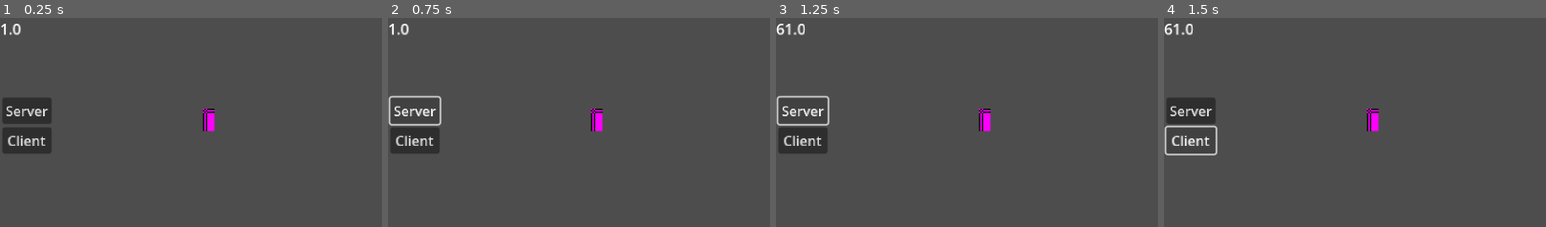
Above: before the commit, frames 1-4 (left to right).
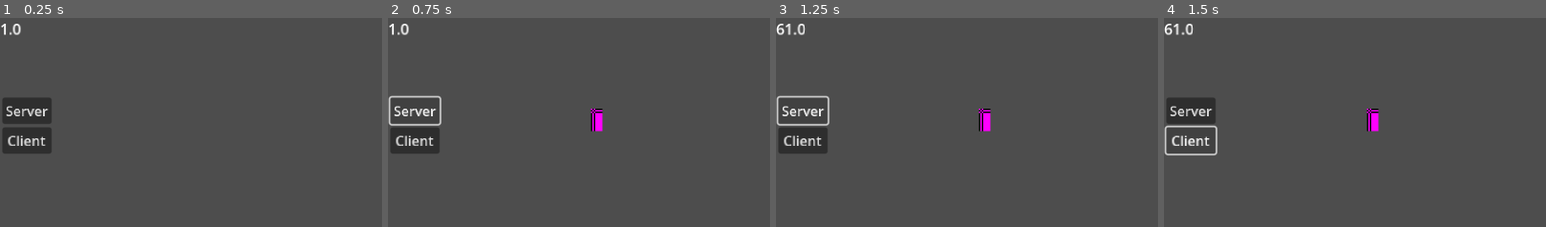
Above: after the commit, the same moments.

Repository: lennertJ9/new_project
Game: Godot game, scene res://world/world.tscn
The game is run twice, just before and just after one commit, with the same random seed, the same clock (stepped at 60 frames per second) and the same inputs.
Inputs:
- Up to frame 1 (0.25 s): no input
- Up to frame 2 (0.75 s): click "Server" at 0.5 s
- Up to frame 3 (1.25 s): no input
- Up to frame 4 (1.5 s): click "Client" at 1.25 s
The pictures show only the part of the screen within x 0-50%, y 0-50%; the shares and areas given below are measured in that part.

The runs differ from the first frame. In frame 1, 0.4% of the frame differs, in the area x 53-57%, y 43-55%; in frame 2, nothing differs; in frame 3, nothing differs; in frame 4, nothing differs.

Commit message:
multiplayer voor spelers, very basic

Diff:
--- a/game/multiplayer/spawn_manager.gd
+++ /dev/null
@@ -1,29 +0,0 @@
-class_name SpawnManager
-extends Node
-
-
-@onready var spawn_path: Node2D = get_tree().current_scene.get_node("%PlayerManager")
-@export var player_scene: PackedScene
-
-
-
-func _ready() -> void:
-	get_tree().get_multiplayer().peer_connected.connect(on_peer_connected)
-	get_tree().get_multiplayer().peer_disconnected.connect(on_peer_disconnected)
-	add_player_to_game(1)
-
-
-func on_peer_connected(network_id):
-	print("peer connected: %s" % network_id)
-	add_player_to_game(network_id)
-
-
-func on_peer_disconnected(network_id):
-	print("peer disconnected: %s" % network_id)
-
-
-func add_player_to_game(network_id: int):
-	var player_to_add = player_scene.instantiate()
-	player_to_add.name = str(network_id)
-	player_to_add.set_multiplayer_authority(1)
-	spawn_path.add_child(player_to_add)
--- a/game/multiplayer/spawn_manager.tscn
+++ /dev/null
@@ -1,6 +0,0 @@
-[gd_scene load_steps=2 format=3 uid="uid://cy3pmieur18xg"]
-
-[ext_resource type="Script" uid="uid://dxjg64f7lk7mo" path="res://multiplayer/spawn_manager.gd" id="1_0lsgl"]
-
-[node name="SpawnManager" type="Node2D"]
-script = ExtResource("1_0lsgl")
--- a/game/network/network_manager.gd
+++ b/game/network/network_manager.gd
@@ -1,4 +1,7 @@
 extends Node
+
+signal server_started
+
 
 const IP_ADDRESS: String = "localhost"
 const PORT: int = 25001
@@ -6,10 +9,14 @@
 var peer: ENetMultiplayerPeer
 
 
+
+
+
 func start_server():
 	peer = ENetMultiplayerPeer.new()
 	peer.create_server(PORT)
 	multiplayer.multiplayer_peer = peer
+	server_started.emit(get_multiplayer_authority())
 
 
 
--- a/game/project.godot
+++ b/game/project.godot
@@ -35,9 +35,8 @@
 
 folder_colors={
 "res://manager/chunk_manager/test_bitmask_system/": "pink",
-"res://multiplayer/": "orange",
 "res://network/": "orange",
-"res://test_player/": "gray",
+"res://test_player/": "red",
 "res://user_interface/": "green"
 }
 
--- a/game/test_player/testplayer.tscn
+++ b/game/test_player/testplayer.tscn
@@ -14,6 +14,7 @@
 properties/0/replication_mode = 1
 
 [node name="Testplayer" type="CharacterBody2D" groups=["player"]]
+motion_mode = 1
 script = ExtResource("1_hhr0h")
 
 [node name="Sprite2D" type="Sprite2D" parent="."]
--- a/game/world/multiplayer_spawner.gd
+++ b/game/world/multiplayer_spawner.gd
@@ -1,19 +1,27 @@
 extends MultiplayerSpawner
 
-@export var player: PackedScene
+@export var player_scene: PackedScene
 
 
 
 func _ready() -> void:
 	multiplayer.peer_connected.connect(_on_peer_connected)
+	NetworkManager.server_started.connect(_on_server_started)
 
 
 
-func _on_peer_connected(id: int):
+func _on_peer_connected(id: int): # alleen voor de clients
 	if not multiplayer.is_server():
 		return
 
-	var player: Node = player.instantiate()
+	var player: Node = player_scene.instantiate()
 	player.name = str(id)
 
 	get_node(spawn_path).call_deferred("add_child", player)
+
+
+func _on_server_started(peer_id):
+	var player = player_scene.instantiate()
+	player.name = str(peer_id)
+
+	get_node(spawn_path).call_deferred("add_child", player)
--- /dev/null
+++ b/game/world/player_manager.gd
@@ -0,0 +1,4 @@
+extends Node2D
+
+
+const TESTPLAYER = preload("uid://c6nnj1f78ujk2")
--- a/game/world/world.gd
+++ b/game/world/world.gd
@@ -7,8 +7,8 @@
 @onready var label: Label = $CanvasLayer/Label # fps lable
 
 # -------------- networking -------------------- #
-@export var player_scene: PackedScene
-@onready var player_manager = $PlayerManager
+
+
 # ---------------------------------------------- #
 
 
--- a/game/world/world.tscn
+++ b/game/world/world.tscn
@@ -1,10 +1,11 @@
-[gd_scene load_steps=8 format=3 uid="uid://bt2absuqhkyvq"]
+[gd_scene load_steps=9 format=3 uid="uid://bt2absuqhkyvq"]
 
 [ext_resource type="Script" uid="uid://dxmnae5yjmh1w" path="res://world/world.gd" id="1_tcf2h"]
 [ext_resource type="PackedScene" uid="uid://c6nnj1f78ujk2" path="res://test_player/testplayer.tscn" id="2_4717r"]
 [ext_resource type="PackedScene" uid="uid://bedn26a16pqss" path="res://camera/camera.tscn" id="2_h5o24"]
 [ext_resource type="Script" uid="uid://ctt55sbed1mwc" path="res://world/multiplayer_spawner.gd" id="3_mmdvd"]
 [ext_resource type="PackedScene" uid="uid://crtnxq6v1i31t" path="res://user_interface/user_interface.tscn" id="4_h5o24"]
+[ext_resource type="Script" uid="uid://c4xrim1djaf7c" path="res://world/player_manager.gd" id="6_fn3g3"]
 
 [sub_resource type="FastNoiseLite" id="FastNoiseLite_tcf2h"]
 noise_type = 0
@@ -21,13 +22,12 @@
 script = ExtResource("1_tcf2h")
 noise_tex = SubResource("NoiseTexture2D_4717r")
 camera = NodePath("Camera2D")
-player_scene = ExtResource("2_4717r")
 
 [node name="MultiplayerSpawner" type="MultiplayerSpawner" parent="."]
 _spawnable_scenes = PackedStringArray("uid://c6nnj1f78ujk2")
 spawn_path = NodePath("..")
 script = ExtResource("3_mmdvd")
-player = ExtResource("2_4717r")
+player_scene = ExtResource("2_4717r")
 
 [node name="Camera2D" parent="." instance=ExtResource("2_h5o24")]
 position = Vector2(124, 77)
@@ -46,4 +46,5 @@
 offset_right = 5.0
 offset_bottom = -279.0
 
-[node name="Testplayer" parent="." instance=ExtResource("2_4717r")]
+[node name="PlayerManager" type="Node2D" parent="."]
+script = ExtResource("6_fn3g3")
Not shown, removed: game/multiplayer/spawn_manager.gd.uid
Not shown, added: game/world/player_manager.gd.uid
